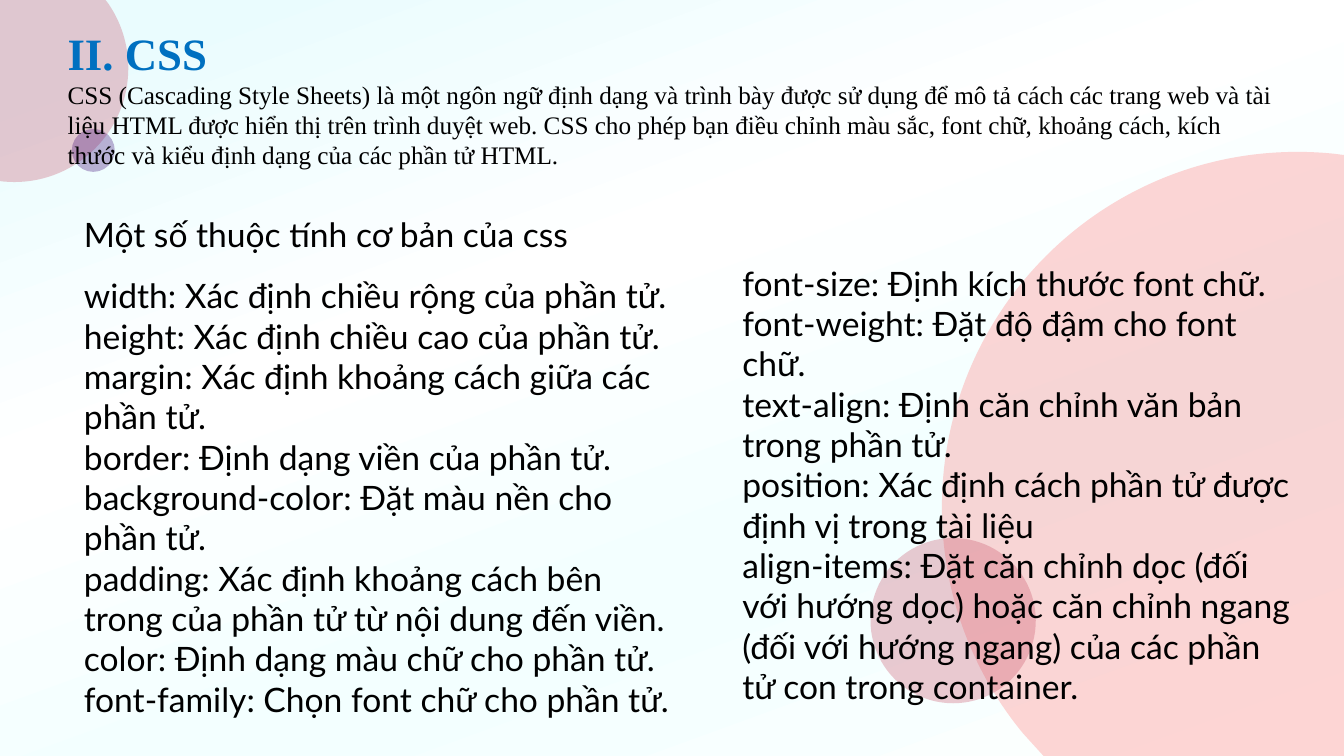
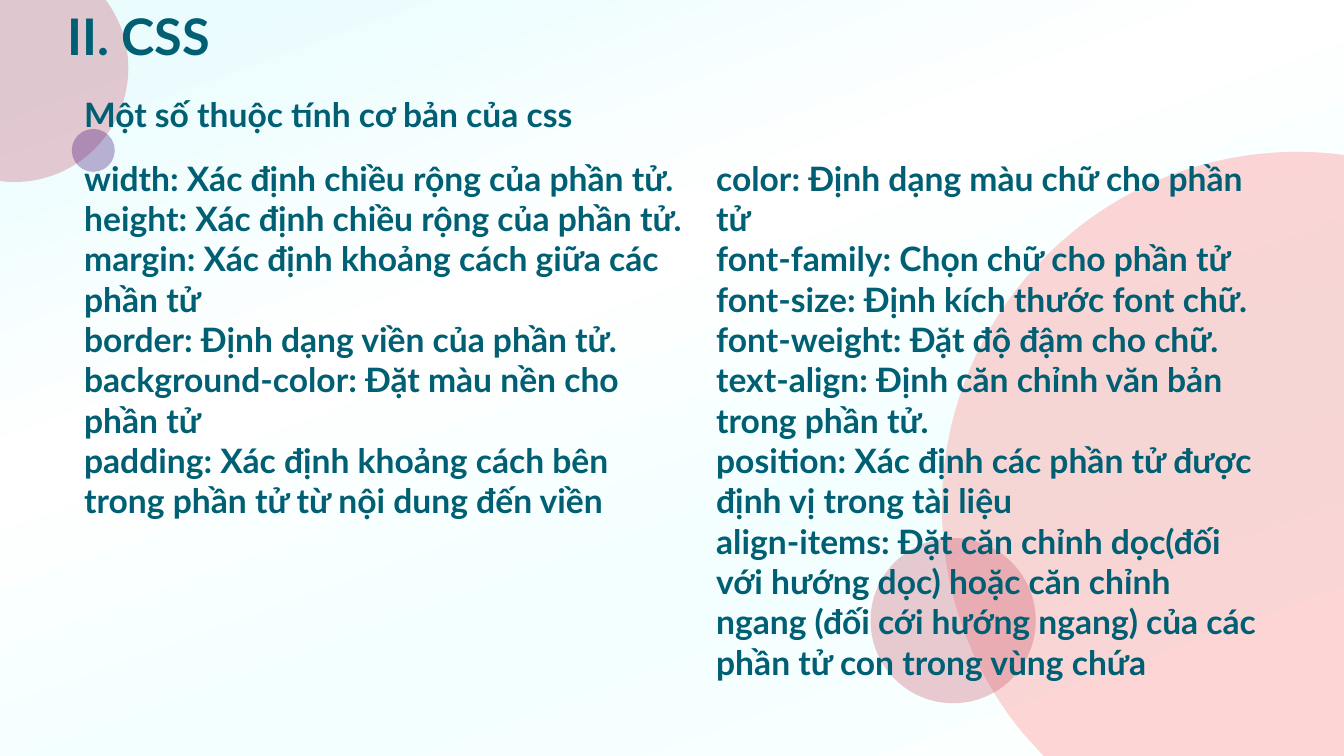
Before and after one commit to f12fullstack/NHOM19-CNWEB, a slide deck: slide 12 of NHOM19-CNWEB/NHÓM 19-HTMLCSSJS.pptx (slide 11 before the commit). Drawn at 1344x756 pixels with LibreOffice and Linux fonts; fonts in the diff are those of the drawing. Boxes give left, top, right and bottom in pixels: in the first picture for what was removed or moved away, otherwise in the second. Text is boxed around its words. In the diff, an @@ line names an element or a change of style, - is before the commit and + after.

```diff
--- a/NHOM19-CNWEB/NHÓM 19-HTMLCSSJS.pptx
+++ b/NHOM19-CNWEB/NHÓM 19-HTMLCSSJS.pptx
@@ text added at (68,18,211,64), 36 pt, text #005F73, bold @@
+II. CSS
@@ title removed at (68,40,1271,170) @@
-II. CSS
-CSS (Cascading Style Sheets) là một ngôn ngữ định dạng và trình bày được sử dụng để mô tả cách các trang web và tài liệu HTML được hiển thị trên trình duyệt web. CSS cho phép bạn điều chỉnh màu sắc, font chữ, khoảng cách, kích thước và kiểu định dạng của các phần tử HTML.
@@ title "Một số thuộc tính cơ ...": place and size @@
-title "Một số thuộc tính cơ ..." at (84,220,568,253)
+title "Một số thuộc tính cơ ..." at (84,98,573,133)
@@ title "Một số thuộc tính cơ ..." at (84,98,573,133): text colour #000000 to #005F73, bold on @@
@@ text "width: Xác định chiều rộng ...": place and size @@
-text "width: Xác định chiều rộng ..." at (84,281,669,718)
+text "width: Xác định chiều rộng ..." at (84,162,682,520)
@@ text at (84,162,674,358): text colour #000000 to #005F73, bold on in "width: Xác định chiều rộng của phần ...", "border: Định dạng viền của phần tử." @@
@@ text "color: Định dạng màu chữ ...": place and size @@
-text "color: Định dạng màu chữ ..." at (742,271,1290,705)
+text "color: Định dạng màu chữ ..." at (716,162,1255,681)
@@ text at (716,162,1243,278): paragraphs added @@
+color: Định dạng màu chữ cho phần tử
+font-family: Chọn chữ cho phần tử
@@ text at (84,204,682,318): text changed; text colour #000000 to #005F73; bold on @@
-height: Xác định chiều cao của phần tử.
-margin: Xác định khoảng cách giữa các phần tử.
+height: Xác định chiều rộng của phần tử.
+margin: Xác định khoảng cách giữa các phần tử
@@ text at (716,283,1247,439): text colour #000000 to #005F73, bold on in "font-size: Định kích thước font chữ.", "text-align: Định căn chỉnh văn bản trong ..." @@
@@ text at (716,323,1218,358): text changed; text colour #000000 to #005F73; bold on @@
-font-weight: Đặt độ đậm cho font chữ.
+font-weight: Đặt độ đậm cho chữ.
@@ text at (84,365,618,520): text changed; text colour #000000 to #005F73; bold on @@
-background-color: Đặt màu nền cho phần tử.
-padding: Xác định khoảng cách bên trong của phần tử từ nội dung đến viền.
-color: Định dạng màu chữ cho phần tử.
-font-family: Chọn font chữ cho phần tử.
+background-color: Đặt màu nền cho phần tử
+padding: Xác định khoảng cách bên trong phần tử từ nội dung đến viền
@@ text at (716,444,1255,681): text changed; text colour #000000 to #005F73; bold on @@
-position: Xác định cách phần tử được định vị trong tài liệu
-align-items: Đặt căn chỉnh dọc (đối với hướng dọc) hoặc căn chỉnh ngang (đối với hướng ngang) của các phần tử con trong container.
+position: Xác định các phần tử được định vị trong tài liệu
+align-items: Đặt căn chỉnh dọc(đối với hướng dọc) hoặc căn chỉnh ngang (đối cới hướng ngang) của các phần tử con trong vùng chứa
```
Also in this commit, not shown: 16 other slides changed, 5 slides added, 6 other files.
